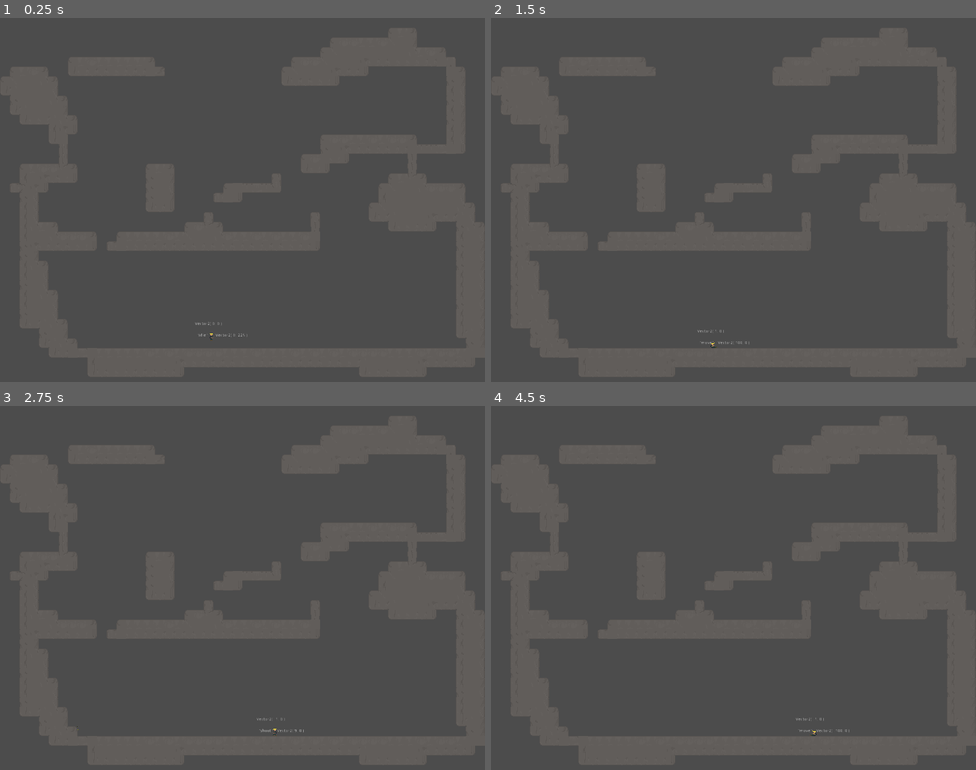
Above: before the commit, frames 1-4 (two rows, left to right).
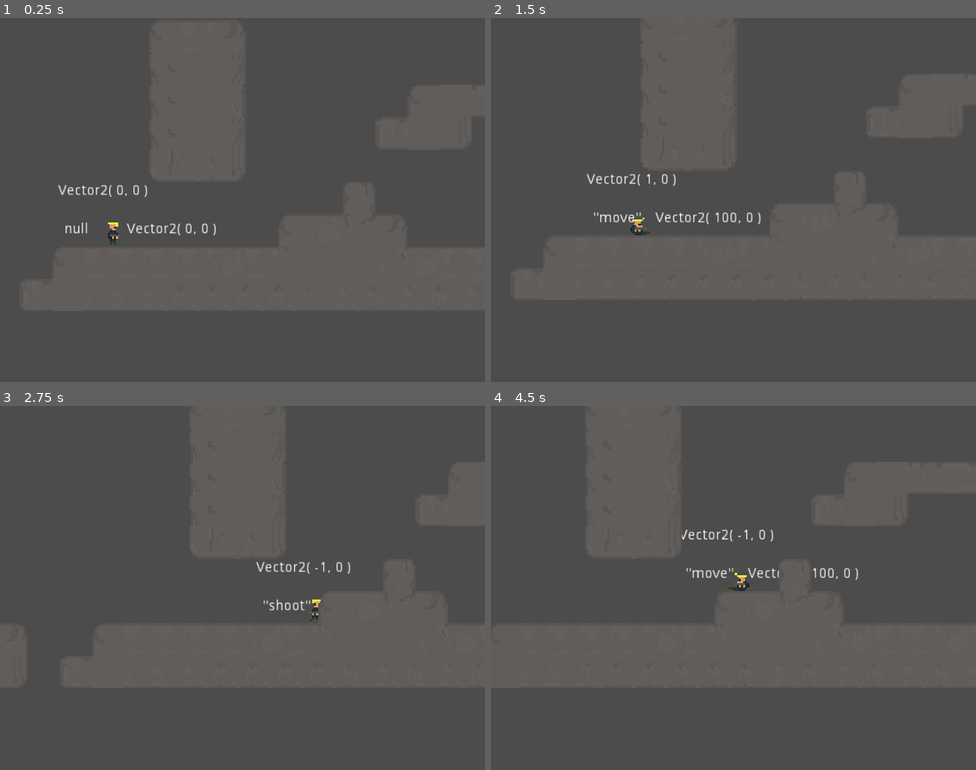
Above: after the commit, the same moments.

Repository: raczynskid/PixelSoldier
Game: Godot game, scene res://World.tscn
Same seed, same stepped clock (60 frames per second), same inputs: the game is played once before the commit and once after it.
Inputs:
- Up to frame 1 (0.25 s): no input
- Up to frame 2 (1.5 s): hold Space (fire) 0.53-1.28 s; hold Right (ui_right) from 0.53 s (still down); tap Up (ui_up) at 0.77 s; tap Enter at 1.25 s; tap Shift (slide) at 1.35 s
- Up to frame 3 (2.75 s): tap Up (ui_up) at 1.52 s; release Right (ui_right) at 2.03 s; hold Left (ui_left) from 2.03 s (still down); hold Space (fire) from 2.03 s (still down)
- Up to frame 4 (4.5 s): release Left (ui_left) at 2.78 s; release Space (fire) at 2.78 s; hold Right (ui_right) 2.78-4.28 s; tap Shift (slide) at 2.85, 4.35 s; tap Up (ui_up) at 3.02, 3.77 s; hold Space (fire) 3.53-4.28 s; hold Left (ui_left) from 4.28 s (still down)

The runs differ from the first frame. In frame 1, 0.6% of the frame differs, in the area x 12-51%, y 45-89%; in frame 2, 0.6%, in the area x 19-56%, y 42-91%; in frame 3, 0.4%; in frame 4, 0.6%.

Commit message:
camera viewport #10 and smooth player follow #11

Diff:
--- a/Characters/Player.tscn
+++ b/Characters/Player.tscn
@@ -1,7 +1,8 @@
-[gd_scene load_steps=46 format=2]
+[gd_scene load_steps=47 format=2]
 
 [ext_resource path="res://Weapons/RifleBeam.tscn" type="PackedScene" id=1]
 [ext_resource path="res://Spritesheets/Soldat.png" type="Texture" id=2]
+[ext_resource path="res://Characters/PlayerCamera.gd" type="Script" id=3]
 [ext_resource path="res://Characters/Player.gd" type="Script" id=7]
 
 [sub_resource type="AnimationNodeAnimation" id=1]
@@ -79,21 +80,21 @@
 
 [sub_resource type="AnimationNodeStateMachineTransition" id=18]
 
+[sub_resource type="AnimationNodeStateMachineTransition" id=19]
+
 [sub_resource type="AnimationNodeStateMachineTransition" id=20]
 
 [sub_resource type="AnimationNodeStateMachineTransition" id=21]
 
 [sub_resource type="AnimationNodeStateMachineTransition" id=22]
+switch_mode = 2
 
 [sub_resource type="AnimationNodeStateMachineTransition" id=23]
+
+[sub_resource type="AnimationNodeStateMachineTransition" id=24]
 switch_mode = 2
 
-[sub_resource type="AnimationNodeStateMachineTransition" id=24]
-
 [sub_resource type="AnimationNodeStateMachineTransition" id=25]
-switch_mode = 2
-
-[sub_resource type="AnimationNodeStateMachineTransition" id=43]
 
 [sub_resource type="AnimationNodeStateMachine" id=26]
 states/Idle/node = SubResource( 3 )
@@ -115,7 +116,7 @@
 [sub_resource type="Animation" id=28]
 length = 0.2
 tracks/0/type = "value"
-tracks/0/path = NodePath("Pivot/Body:frame")
+tracks/0/path = NodePath("Body:frame")
 tracks/0/interp = 1
 tracks/0/loop_wrap = true
 tracks/0/imported = false
@@ -130,7 +131,7 @@
 [sub_resource type="Animation" id=29]
 length = 0.2
 tracks/0/type = "value"
-tracks/0/path = NodePath("Pivot/Body:frame")
+tracks/0/path = NodePath("Body:frame")
 tracks/0/interp = 1
 tracks/0/loop_wrap = true
 tracks/0/imported = false
@@ -145,7 +146,7 @@
 [sub_resource type="Animation" id=30]
 length = 0.4
 tracks/0/type = "value"
-tracks/0/path = NodePath("Pivot/Body:frame")
+tracks/0/path = NodePath("Body:frame")
 tracks/0/interp = 1
 tracks/0/loop_wrap = true
 tracks/0/imported = false
@@ -174,7 +175,7 @@
 [sub_resource type="Animation" id=31]
 length = 0.4
 tracks/0/type = "value"
-tracks/0/path = NodePath("Pivot/Body:frame")
+tracks/0/path = NodePath("Body:frame")
 tracks/0/interp = 1
 tracks/0/loop_wrap = true
 tracks/0/imported = false
@@ -204,7 +205,7 @@
 length = 0.3
 loop = true
 tracks/0/type = "value"
-tracks/0/path = NodePath("Pivot/Body:frame")
+tracks/0/path = NodePath("Body:frame")
 tracks/0/interp = 1
 tracks/0/loop_wrap = true
 tracks/0/imported = false
@@ -220,7 +221,7 @@
 length = 0.3
 loop = true
 tracks/0/type = "value"
-tracks/0/path = NodePath("Pivot/Body:frame")
+tracks/0/path = NodePath("Body:frame")
 tracks/0/interp = 1
 tracks/0/loop_wrap = true
 tracks/0/imported = false
@@ -236,7 +237,7 @@
 length = 0.3
 loop = true
 tracks/0/type = "value"
-tracks/0/path = NodePath("Pivot/Body:frame")
+tracks/0/path = NodePath("Body:frame")
 tracks/0/interp = 1
 tracks/0/loop_wrap = true
 tracks/0/imported = false
@@ -255,6 +256,20 @@
 tracks/1/enabled = true
 tracks/1/keys = {
 "times": PoolRealArray( 0 ),
+"transitions": PoolRealArray( 1 ),
+"values": [ {
+"args": [  ],
+"method": "shoot_left"
+} ]
+}
+tracks/2/type = "method"
+tracks/2/path = NodePath("Pivot")
+tracks/2/interp = 1
+tracks/2/loop_wrap = true
+tracks/2/imported = false
+tracks/2/enabled = true
+tracks/2/keys = {
+"times": PoolRealArray( 0.1 ),
 "transitions": PoolRealArray( 1 ),
 "values": [ {
 "args": [  ],
@@ -266,7 +281,7 @@
 length = 0.3
 loop = true
 tracks/0/type = "value"
-tracks/0/path = NodePath("Pivot/Body:frame")
+tracks/0/path = NodePath("Body:frame")
 tracks/0/interp = 1
 tracks/0/loop_wrap = true
 tracks/0/imported = false
@@ -285,6 +300,20 @@
 tracks/1/enabled = true
 tracks/1/keys = {
 "times": PoolRealArray( 0 ),
+"transitions": PoolRealArray( 1 ),
+"values": [ {
+"args": [  ],
+"method": "shoot_right"
+} ]
+}
+tracks/2/type = "method"
+tracks/2/path = NodePath("Pivot")
+tracks/2/interp = 1
+tracks/2/loop_wrap = true
+tracks/2/imported = false
+tracks/2/enabled = true
+tracks/2/keys = {
+"times": PoolRealArray( 0.1 ),
 "transitions": PoolRealArray( 1 ),
 "values": [ {
 "args": [  ],
@@ -296,7 +325,7 @@
 length = 0.3
 loop = true
 tracks/0/type = "value"
-tracks/0/path = NodePath("Pivot/Body:frame")
+tracks/0/path = NodePath("Body:frame")
 tracks/0/interp = 1
 tracks/0/loop_wrap = true
 tracks/0/imported = false
@@ -315,6 +344,20 @@
 tracks/1/enabled = true
 tracks/1/keys = {
 "times": PoolRealArray( 0 ),
+"transitions": PoolRealArray( 1 ),
+"values": [ {
+"args": [  ],
+"method": "shoot_up"
+} ]
+}
+tracks/2/type = "method"
+tracks/2/path = NodePath("Pivot")
+tracks/2/interp = 1
+tracks/2/loop_wrap = true
+tracks/2/imported = false
+tracks/2/enabled = true
+tracks/2/keys = {
+"times": PoolRealArray( 0.1 ),
 "transitions": PoolRealArray( 1 ),
 "values": [ {
 "args": [  ],
@@ -326,7 +369,7 @@
 length = 0.3
 loop = true
 tracks/0/type = "value"
-tracks/0/path = NodePath("Pivot/Body:frame")
+tracks/0/path = NodePath("Body:frame")
 tracks/0/interp = 1
 tracks/0/loop_wrap = true
 tracks/0/imported = false
@@ -351,11 +394,25 @@
 "method": "shoot_up"
 } ]
 }
+tracks/2/type = "method"
+tracks/2/path = NodePath("Pivot")
+tracks/2/interp = 1
+tracks/2/loop_wrap = true
+tracks/2/imported = false
+tracks/2/enabled = true
+tracks/2/keys = {
+"times": PoolRealArray( 0.1 ),
+"transitions": PoolRealArray( 1 ),
+"values": [ {
+"args": [  ],
+"method": "shoot_up"
+} ]
+}
 
 [sub_resource type="Animation" id=38]
 length = 0.4
 tracks/0/type = "value"
-tracks/0/path = NodePath("Pivot/Body:frame")
+tracks/0/path = NodePath("Body:frame")
 tracks/0/interp = 1
 tracks/0/loop_wrap = true
 tracks/0/imported = false
@@ -384,7 +441,7 @@
 [sub_resource type="Animation" id=39]
 length = 0.4
 tracks/0/type = "value"
-tracks/0/path = NodePath("Pivot/Body:frame")
+tracks/0/path = NodePath("Body:frame")
 tracks/0/interp = 1
 tracks/0/loop_wrap = true
 tracks/0/imported = false
@@ -413,7 +470,7 @@
 [sub_resource type="Animation" id=40]
 length = 0.6
 tracks/0/type = "value"
-tracks/0/path = NodePath("Pivot/Body:frame")
+tracks/0/path = NodePath("Body:frame")
 tracks/0/interp = 1
 tracks/0/loop_wrap = true
 tracks/0/imported = false
@@ -428,7 +485,7 @@
 [sub_resource type="Animation" id=41]
 length = 0.6
 tracks/0/type = "value"
-tracks/0/path = NodePath("Pivot/Body:frame")
+tracks/0/path = NodePath("Body:frame")
 tracks/0/interp = 1
 tracks/0/loop_wrap = true
 tracks/0/imported = false
@@ -479,13 +536,27 @@
 [node name="RifleBeam" parent="." instance=ExtResource( 1 )]
 position = Vector2( 0, -5.483 )
 
-[node name="Pivot" type="Position2D" parent="."]
-
-[node name="Body" type="Sprite" parent="Pivot"]
+[node name="Body" type="Sprite" parent="."]
 position = Vector2( 0, -6 )
 texture = ExtResource( 2 )
 hframes = 56
-frame = 1
+frame = 3
+
+[node name="Pivot" type="Position2D" parent="."]
+script = ExtResource( 3 )
+
+[node name="CameraOffset" type="Position2D" parent="Pivot"]
+position = Vector2( 61.5549, -0.613617 )
+
+[node name="Camera2D" type="Camera2D" parent="Pivot/CameraOffset"]
+position = Vector2( 1.57489, 0.944946 )
+current = true
+zoom = Vector2( 0.3, 0.3 )
+drag_margin_h_enabled = true
+drag_margin_v_enabled = true
+smoothing_enabled = true
+drag_margin_top = 0.5
+editor_draw_drag_margin = true
 
 [node name="MovementCollision" type="CollisionShape2D" parent="."]
 position = Vector2( -0.695272, -1.39242 )
--- /dev/null
+++ b/Characters/PlayerCamera.gd
@@ -0,0 +1,32 @@
+extends Position2D
+
+onready var player = get_parent()
+var camera_vector = Vector2.ZERO
+var last_vector = Vector2.ZERO
+var shot_direction = Vector2.ZERO
+
+func _ready():
+	update_pivot_angle()
+
+func _physics_process(_delta):
+	update_pivot_angle()
+
+func shoot_up():
+	shot_direction = Vector2(0, -1)
+
+func shoot_left():
+	shot_direction = Vector2(-1, 0)
+
+func shoot_right():
+	shot_direction = Vector2(1, 0)
+
+func update_pivot_angle():
+
+	if player.current_state == "shoot":
+		camera_vector = shot_direction
+		player.last_vector = camera_vector
+	else:
+		camera_vector = Vector2(player.last_vector.x, 0)
+
+
+	rotation = camera_vector.angle()
--- a/World.tscn
+++ b/World.tscn
@@ -10,7 +10,7 @@
 [node name="Level" type="Node" parent="."]
 
 [node name="Player" parent="Level" instance=ExtResource( 2 )]
-position = Vector2( 349.676, 501.765 )
+position = Vector2( 223.168, 327.149 )
 
 [node name="AnimationTree" parent="Level/Player" index="0"]
 process_mode = 0
@@ -20,7 +20,7 @@
 [node name="AnimationPlayer" parent="Level/Player" index="1"]
 method_call_mode = 1
 
-[node name="Body" parent="Level/Player/Pivot" index="0"]
+[node name="Body" parent="Level/Player" index="4"]
 frame = 6
 
 [node name="Label" type="Label" parent="Level/Player"]
Not shown, changed: .mono/metadata/ide_messaging_meta.txt
Not shown: 1 places in Characters/Player.tscn that only renumber resources
